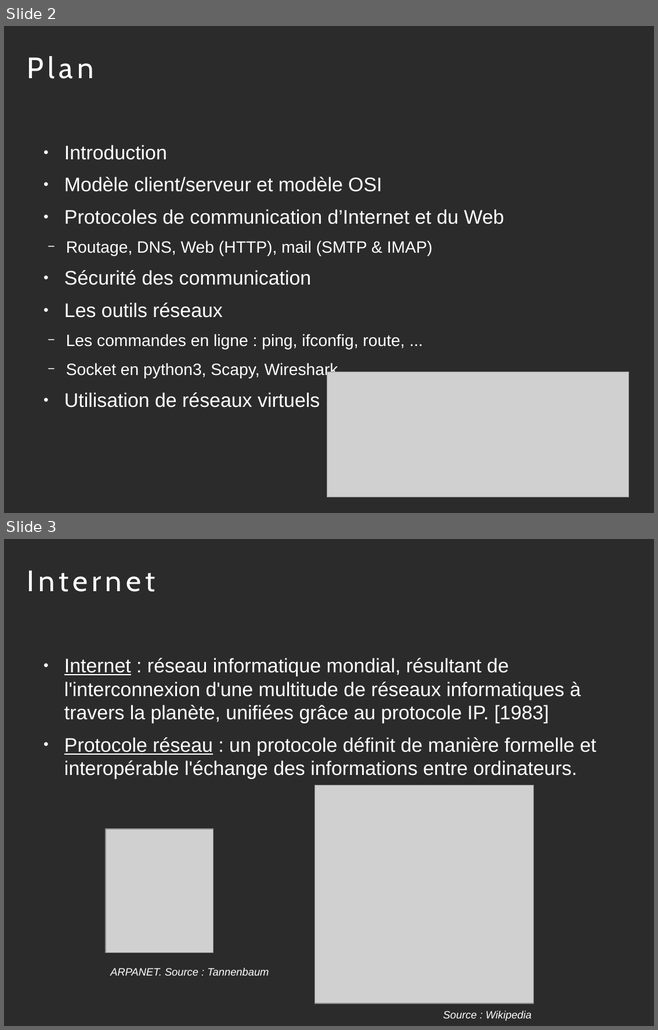
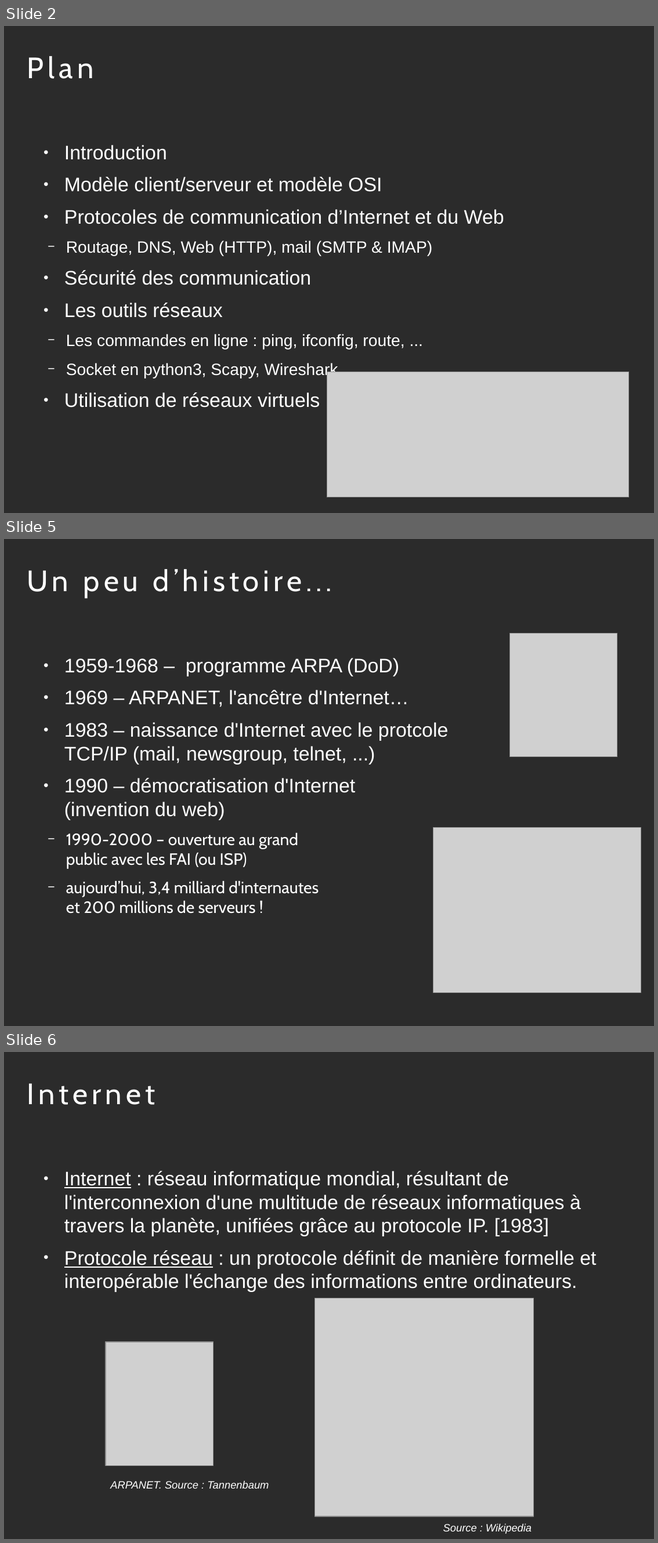
Before and after one commit to diu-uf-bordeaux/bloc3, a slide deck: reseaux/cours.odp. Shown one above the other, each under a label of ours: slides 2 and 3 before the commit, slides 2, 5 and 6 after it; the slides between them are not shown. The pictures are 658x1030 and 658x1543 pixels, drawn with LibreOffice and Linux fonts; fonts in the diff are those of the drawing; grey boxes stand for pictures; background and template pictures are left out; a plain dark background stands for a picture behind light text. Boxes give left, top, right and bottom in pixels: in the first picture for what was removed or moved away, otherwise in the second. Text is boxed around its words. In the diff, an @@ line names an element or a change of style, - is before the commit and + after.

```diff
--- a/reseaux/cours.odp
+++ b/reseaux/cours.odp
@@ slide 5 added at [4, 539, 654, 1026], background picture (left out) @@
@@ title added at [27, 569, 332, 598], 36 pt, text #FFFFFF @@
+Un peu d’histoire...
@@ picture added at [510, 634, 617, 757] @@
@@ text added at [64, 658, 448, 914], 24 pt, text #FFFFFF @@
+● 1959-1968 – programme ARPA (DoD)
+● 1969 – ARPANET, l'ancêtre d'Internet…
+● 1983 – naissance d'Internet avec le protcole
+  TCP/IP (mail, newsgroup, telnet, ...)
+● 1990 – démocratisation d'Internet
+  (invention du web)
+  − 1990-2000 – ouverture au grand
+    public avec les FAI (ou ISP)
+  − aujourd’hui, 3,4 milliard d'internautes
+    et 200 millions de serveurs !
@@ picture added at [433, 828, 641, 993] @@
@@ what was slide 3 is now slide 6 @@
```
Also in this commit, not shown: 6 other slides added, 3 other files.
